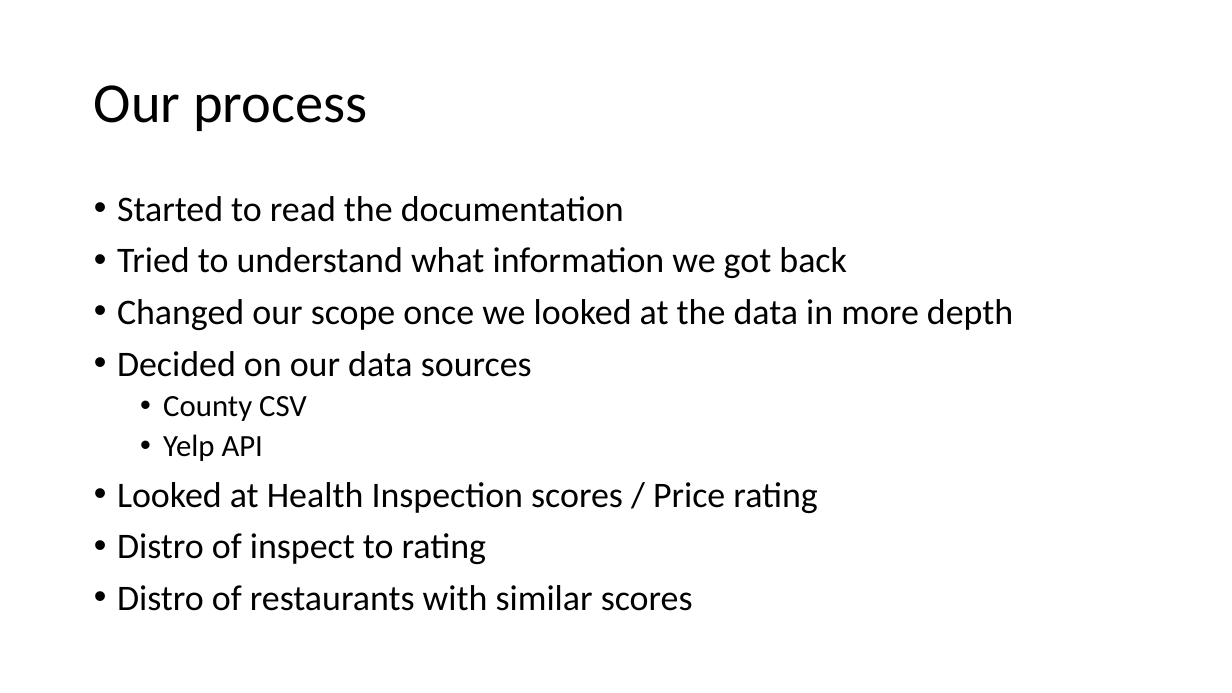
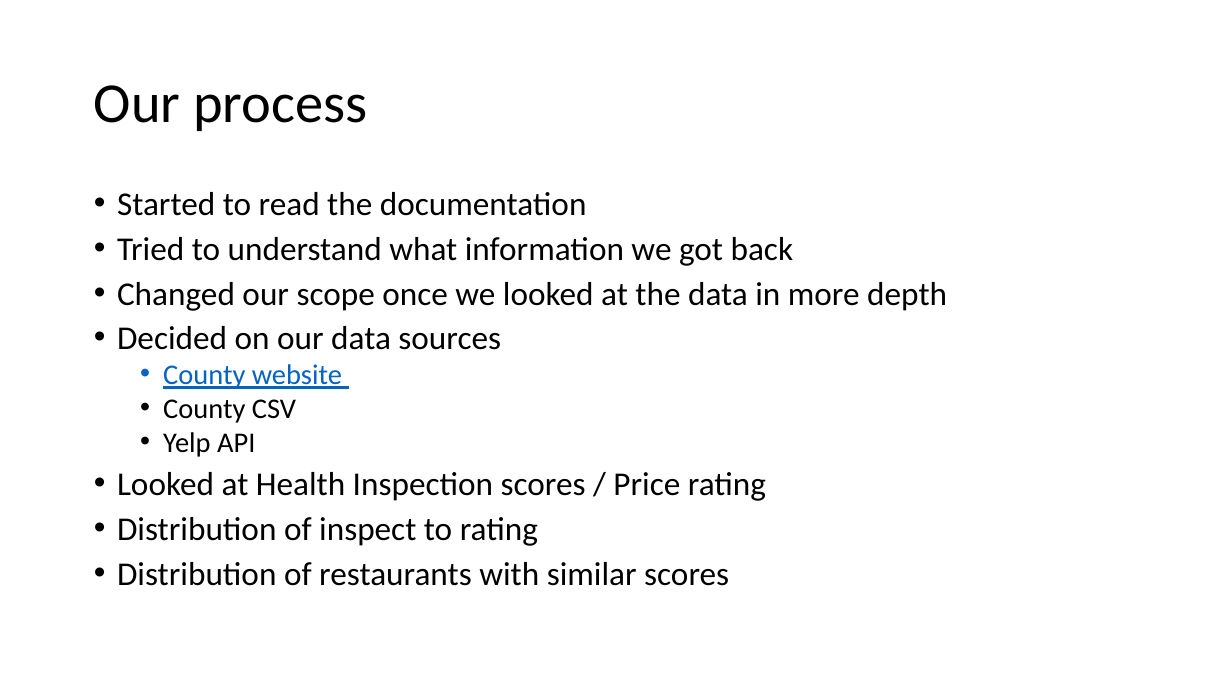
Before and after one commit to DCMilligan88/PriceVsHealth, a slide deck: slide 3 of Project 1 presentation (1).pptx. Drawn at 1232x693 pixels with LibreOffice and Linux fonts; fonts in the diff are those of the drawing; background and template pictures are left out. Boxes give left, top, right and bottom in pixels: in the first picture for what was removed or moved away, otherwise in the second. Text is boxed around its words. In the diff, an @@ line names an element or a change of style, - is before the commit and + after.

```diff
--- a/Project 1 presentation (1).pptx
+++ b/Project 1 presentation (1).pptx
@@ text at <box>117,192,947,501</box>: size 28 to 25.9 pt in "Started to read the documentation", "Tried to understand what information we got ...", "Changed our scope once we looked at ...", "Decided on our data sources" and 1 more places; size 24 to 22.2 pt in "County CSV", "Yelp API"; line spacing 0.9 to 0.8 @@
@@ text at <box>163,364,342,389</box>: paragraph added @@
+  • County website
@@ text at <box>117,517,729,586</box>: text changed; size 28 to 25.9 pt @@
-• Distro of inspect to rating
-• Distro of restaurants with similar scores
+• Distribution of inspect to rating
+• Distribution of restaurants with similar scores
```
Also in this commit, not shown: 10 other slides changed, 9 slides added, 6 slides removed.
